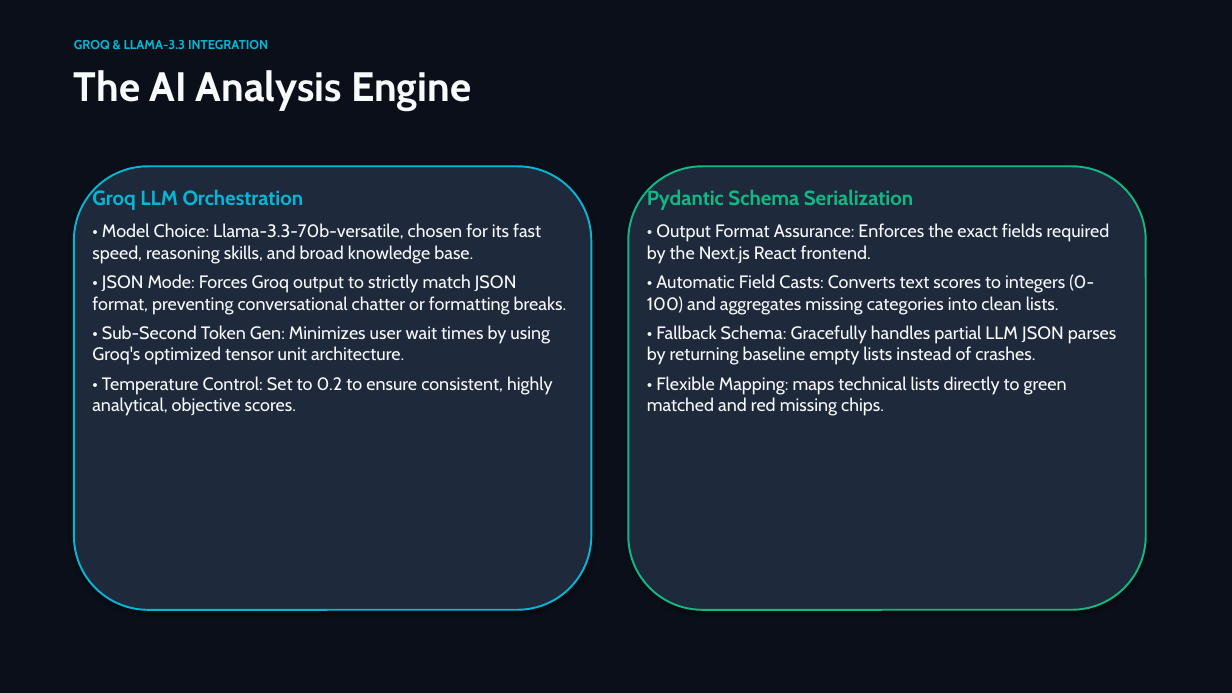
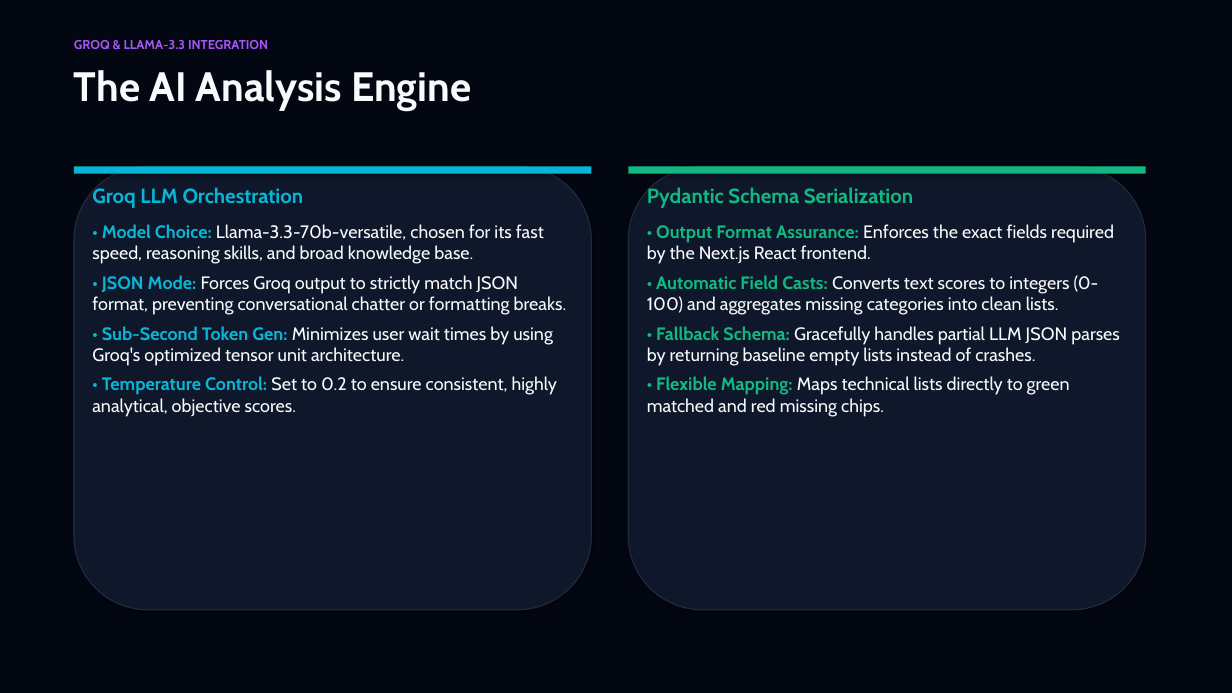
Before and after one commit to dharmrajv532-code/ResumeSensei, a slide deck: slide 12 of ResumeSensei_Presentation.pptx. Drawn at 1232x693 pixels with LibreOffice and Linux fonts; fonts in the diff are those of the drawing. Boxes give left, top, right and bottom in pixels: in the first picture for what was removed or moved away, otherwise in the second. Text is boxed around its words. In the diff, an @@ line names an element or a change of style, - is before the commit and + after.

```diff
--- a/ResumeSensei_Presentation.pptx
+++ b/ResumeSensei_Presentation.pptx
@@ background #0B0F19 to #030712 @@
@@ text "GROQ & LLAMA-3.3 INTEGRATION" at bbox=[74, 40, 268, 49]: text colour #06B6D4 to #A855F7 @@
@@ rounded rectangle at bbox=[74, 166, 592, 610]: fill #1E293B to #0F172A; outline #06B6D4 1.5 pt to #1E293B 1 pt @@
@@ rectangle added at bbox=[74, 166, 592, 174], fill #06B6D4 @@
@@ rounded rectangle at bbox=[628, 166, 1146, 610]: fill #1E293B to #0F172A; outline #10B981 1.5 pt to #1E293B 1 pt @@
@@ rectangle added at bbox=[628, 166, 1146, 174], fill #10B981 @@
@@ text "Groq LLM Orchestration" at bbox=[92, 187, 567, 417]: text colour #F8FAFC to #06B6D4, bold on in "• Model Choice:", "• JSON Mode:", "• Sub-Second Token Gen:", "• Temperature Control:"; more space between paragraphs @@
@@ text at bbox=[647, 187, 1120, 366]: text colour #F8FAFC to #10B981, bold on in "• Output Format Assurance:", "• Automatic Field Casts:", "• Fallback Schema:"; more space between paragraphs @@
@@ text at bbox=[647, 376, 1070, 417]: text changed @@
-• Flexible Mapping: maps technical lists directly to green matched and red missing chips.
+• Flexible Mapping: Maps technical lists directly to green matched and red missing chips.
```
Also in this commit, not shown: 19 other slides changed, 1 other file.
